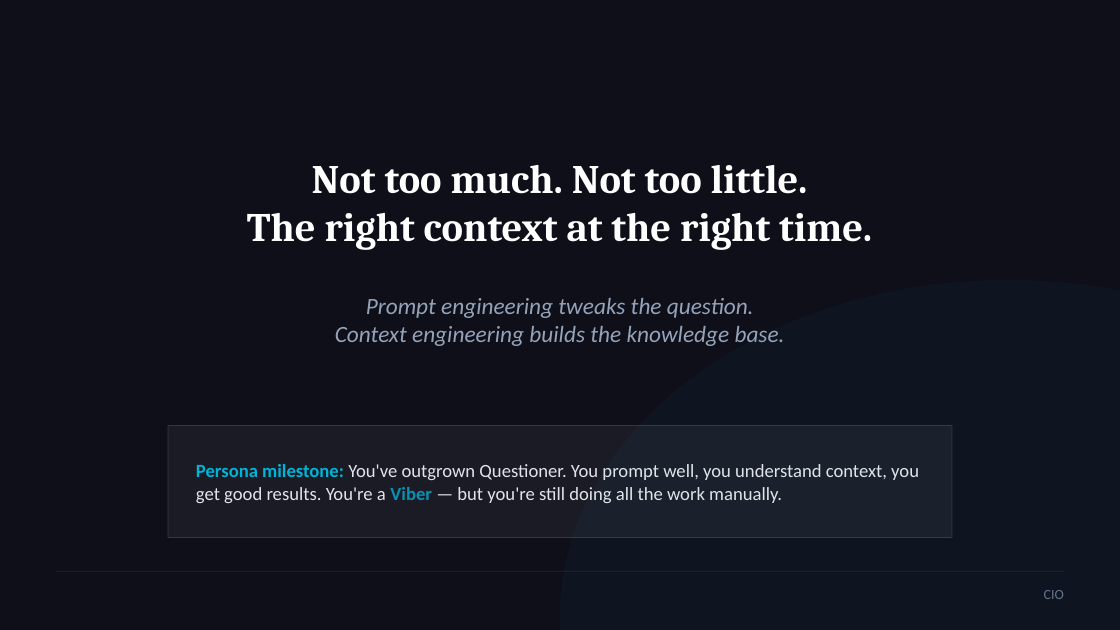
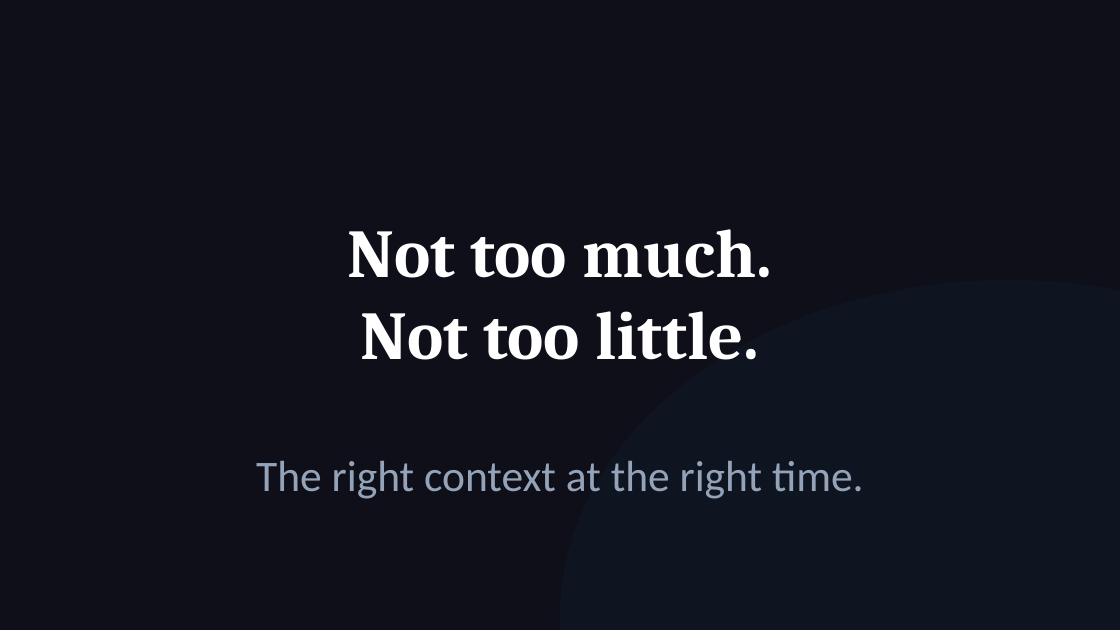
Before and after one commit to michaelengland/ai-best-practices, a slide deck: slide 40 of Getting-Agents-to-Give-Up-Their-Secrets.pptx (slide 29 before the commit). Drawn at 1120x630 pixels with LibreOffice and Linux fonts; fonts in the diff are those of the drawing. Boxes give left, top, right and bottom in pixels: in the first picture for what was removed or moved away, otherwise in the second. Text is boxed around its words. In the diff, an @@ line names an element or a change of style, - is before the commit and + after.

```diff
--- a/Getting-Agents-to-Give-Up-Their-Secrets.pptx
+++ b/Getting-Agents-to-Give-Up-Their-Secrets.pptx
@@ text at box(347, 229, 772, 360): text changed; size 26 to 44 pt @@
-Not too much. Not too little.
-The right context at the right time.
+Not too much.
+Not too little.
@@ rectangle removed at box(168, 426, 952, 538) @@
@@ text removed at box(196, 464, 919, 503) @@
-Persona milestone: You've outgrown Questioner. You prompt well, you understand context, you get good results. You're a Viber — but you're still doing all the work manually.
@@ text at box(256, 461, 864, 499): text changed; size 15 to 28 pt; italic off @@
-Prompt engineering tweaks the question.
-Context engineering builds the knowledge base.
+The right context at the right time.
@@ text removed at box(1044, 590, 1064, 599) @@
-CIO
```
Also in this commit, not shown: 27 other slides changed, 42 slides added, 23 slides removed, 1 other file.
